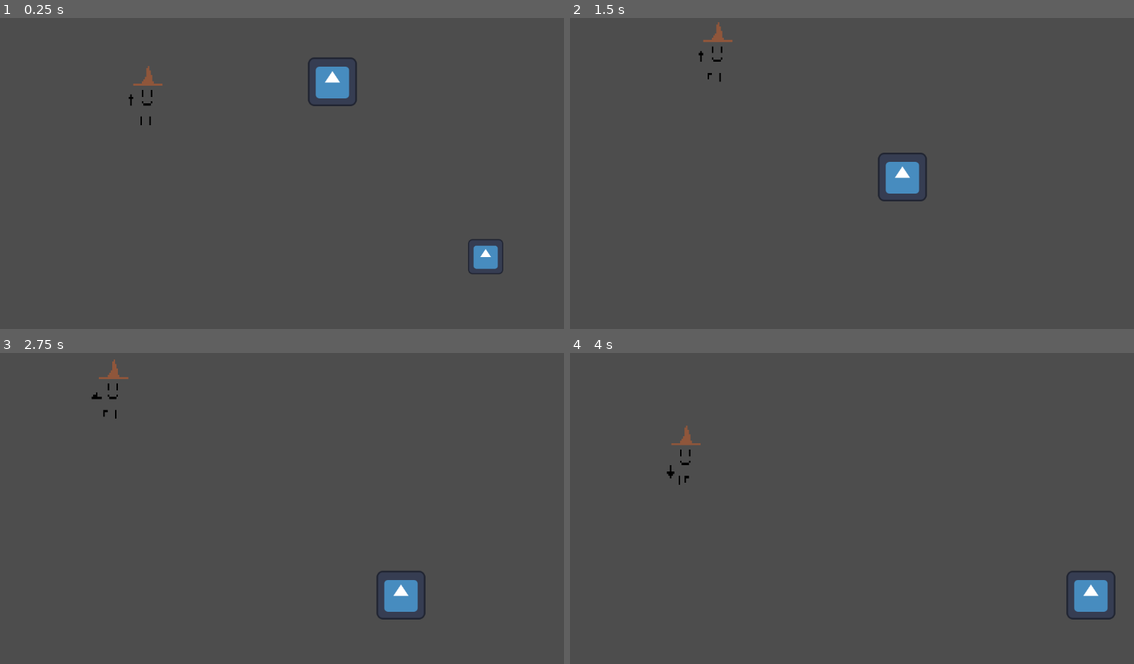
Above: before the commit, frames 1-4 (two rows, left to right).
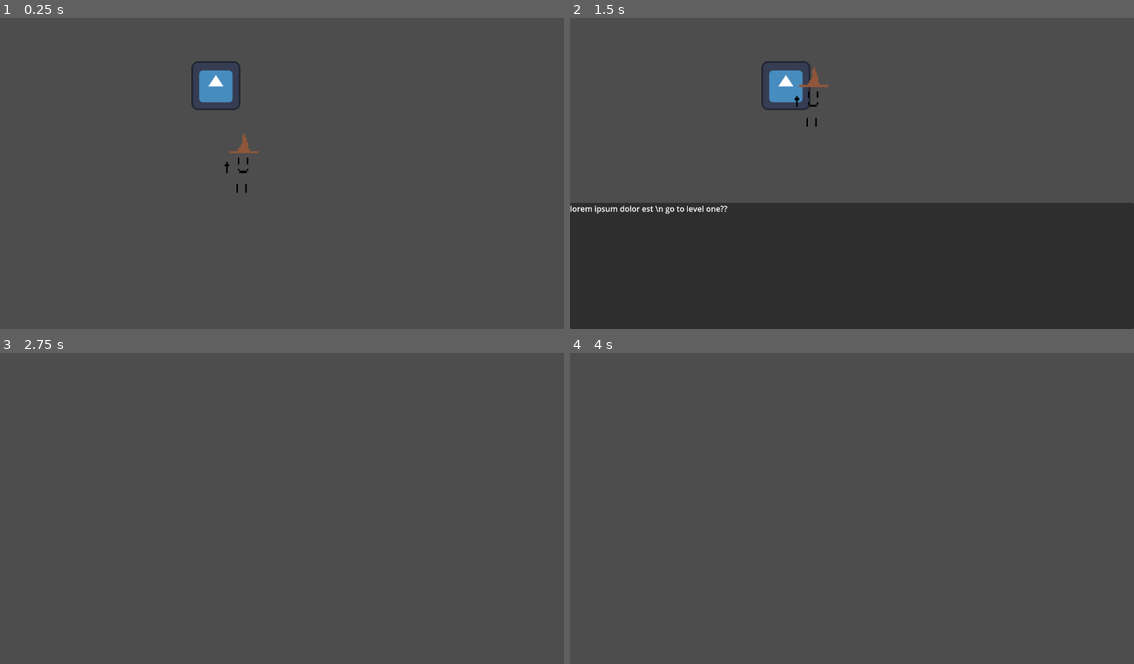
Above: after the commit, the same moments.

Repository: CplCanuck/mru-hacks-2025
Game: Godot game, scene res://Levels/signpost_test.tscn
The game is run twice, just before and just after one commit, with the same random seed, the same clock (stepped at 60 frames per second) and the same inputs. Before the commit the project starts from res://Scenes/player_test.tscn. The engine's default icon, where the game draws it, is replaced by a stand-in: a white triangle on a blue panel in a dark square.
Inputs:
- Up to frame 1 (0.25 s): no input
- Up to frame 2 (1.5 s): tap Enter at 0.5 s; hold W (up) from 0.53 s (still down); tap E (interact) at 0.6 s; tap Space (attack) at 1.35 s
- Up to frame 3 (2.75 s): tap E (interact) at 1.55, 2.3 s; release W (up) at 2.03 s; hold A (left) from 2.03 s (still down); tap Shift (dash) at 2.1 s
- Up to frame 4 (4 s): tap E (interact) at 2.85, 3.6 s; release A (left) at 3.53 s; hold S (down) from 3.53 s (still down)

The runs differ from the first frame. In frame 1, 2.4% of the frame differs, in the area x 22-90%, y 12-83%; in frame 2, 42%, in the area x 0-100%, y 1-100%; in frame 3, 1.0%; in frame 4, 1.0%.

Commit message:
Add partially working level change

Diff:
--- a/Components/signpost_component.gd
+++ b/Components/signpost_component.gd
@@ -2,10 +2,15 @@
 class_name Signpost
 
 @export var text:String  = ""
+var dialogue_box : Control
 
 signal change_dialogue_box(text)
 
 var curr_showing : bool = false
 
 func interact():
+
+	if get_parent() is Gravestone :
+		if dialogue_box and dialogue_box.text == text:
+			GameManager.change_level(get_parent().level)
 	change_dialogue_box.emit(text)
--- a/Elements/gravestone.gd
+++ b/Elements/gravestone.gd
@@ -1,7 +1,17 @@
 extends StaticBody2D
+class_name Gravestone
 
 @onready var signpost_component: Signpost = $SignpostComponent
 
+enum levels {
+	NONE,
+	INTRO,
+	HUB,
+	ONE,
+	TWO
+}
+
+@export var level : levels = levels.NONE
 
 @export var text : String = "":
 	set(val) :
--- /dev/null
+++ b/Levels/game_manager.gd
@@ -0,0 +1,21 @@
+extends Node2D
+
+# NOTE : update this on gravestone.gd if you edit this
+enum levels {
+	NONE,
+	INTRO,
+	HUB,
+	ONE,
+	TWO
+}
+
+var level_scenes = {
+	levels.INTRO : preload("res://Levels/intro_level.tscn"),#.instantiate(),
+	levels.HUB : preload("res://Levels/hub.tscn"),#.instantiate(),
+	levels.ONE : preload("res://Levels/level_one.tscn"),#.instantiate(),
+	levels.TWO : preload("res://Levels/level_two.tscn")#.instantiate(),
+}
+
+func change_level(level : levels):
+	if level != levels.NONE:
+		print(get_tree().change_scene_to_packed(level_scenes[level]))
--- /dev/null
+++ b/Levels/game_manager.tscn
@@ -0,0 +1,6 @@
+[gd_scene load_steps=2 format=3 uid="uid://ds4mk4wtnb002"]
+
+[ext_resource type="Script" uid="uid://d00slhxq5yfxm" path="res://Levels/game_manager.gd" id="1_80tv2"]
+
+[node name="GameManager" type="Node2D"]
+script = ExtResource("1_80tv2")
--- /dev/null
+++ b/Levels/hub.tscn
@@ -0,0 +1,3 @@
+[gd_scene format=3 uid="uid://c786jpyssy5pv"]
+
+[node name="Hub" type="Node2D"]
--- /dev/null
+++ b/Levels/intro_level.tscn
@@ -0,0 +1,3 @@
+[gd_scene format=3 uid="uid://c2t3i18yhignk"]
+
+[node name="IntroLevel" type="Node2D"]
--- /dev/null
+++ b/Levels/level_one.tscn
@@ -0,0 +1,3 @@
+[gd_scene format=3 uid="uid://blaxwanqxgxev"]
+
+[node name="LevelOne" type="Node2D"]
--- /dev/null
+++ b/Levels/level_two.tscn
@@ -0,0 +1,3 @@
+[gd_scene format=3 uid="uid://dnkfuoybur6ot"]
+
+[node name="LevelTwo" type="Node2D"]
--- a/Levels/signpost_test.tscn
+++ b/Levels/signpost_test.tscn
@@ -1,14 +1,23 @@
-[gd_scene load_steps=3 format=3 uid="uid://crl3jjciruy0f"]
+[gd_scene load_steps=5 format=3 uid="uid://crl3jjciruy0f"]
 
 [ext_resource type="PackedScene" uid="uid://byjmdu6hnqlpd" path="res://Elements/Gravestone.tscn" id="1_63esv"]
+[ext_resource type="PackedScene" uid="uid://dl0e6kx6bsosa" path="res://Scenes/camera.tscn" id="1_d34mx"]
 [ext_resource type="PackedScene" uid="uid://bm3btevr6lisi" path="res://UI/DialogueBox.tscn" id="2_g7rae"]
+[ext_resource type="PackedScene" uid="uid://b0g05sv23vr6u" path="res://Scenes/player.tscn" id="4_p3o5h"]
 
 [node name="SignpostTest" type="Node2D"]
 
+[node name="Camera" parent="." instance=ExtResource("1_d34mx")]
+position = Vector2(577, 324)
+
 [node name="Gravestone" parent="." instance=ExtResource("1_63esv")]
 position = Vector2(442, 150)
-text = "lorem ipsum dolor est"
+level = 2
+text = "lorem ipsum dolor est \\n go to level one??"
 
 [node name="CanvasLayer" type="CanvasLayer" parent="."]
 
 [node name="DialogueBox" parent="CanvasLayer" instance=ExtResource("2_g7rae")]
+
+[node name="Player" parent="." instance=ExtResource("4_p3o5h")]
+position = Vector2(496, 353)
--- a/UI/dialogue_box.gd
+++ b/UI/dialogue_box.gd
@@ -8,6 +8,7 @@
 	# TODO : forget how to connect to signals
 	for signpost : Signpost in get_tree().get_nodes_in_group("Signposts"):
 		signpost.change_dialogue_box.connect(change_text)
+		signpost.dialogue_box = text_box
 #		signpost.close_dialogue_box.connect(close)
 	pass
 
--- a/project.godot
+++ b/project.godot
@@ -11,9 +11,13 @@
 [application]
 
 config/name="MRUHacks2025"
-run/main_scene="uid://x1tc55goikvx"
+run/main_scene="uid://crl3jjciruy0f"
 config/features=PackedStringArray("4.5", "GL Compatibility")
 config/icon="res://icon.svg"
+
+[autoload]
+
+GameManager="*res://Levels/game_manager.tscn"
 
 [global_group]
 
Not shown, added: Levels/game_manager.gd.uid
